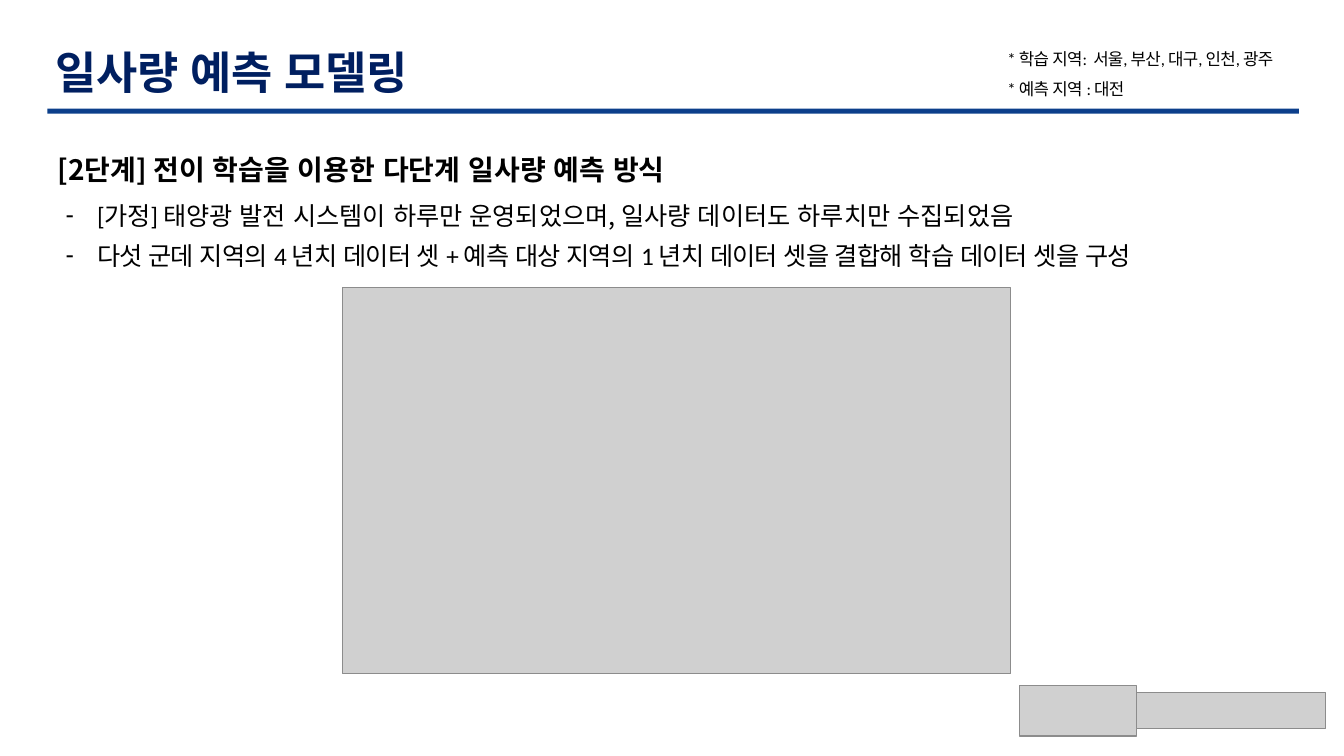
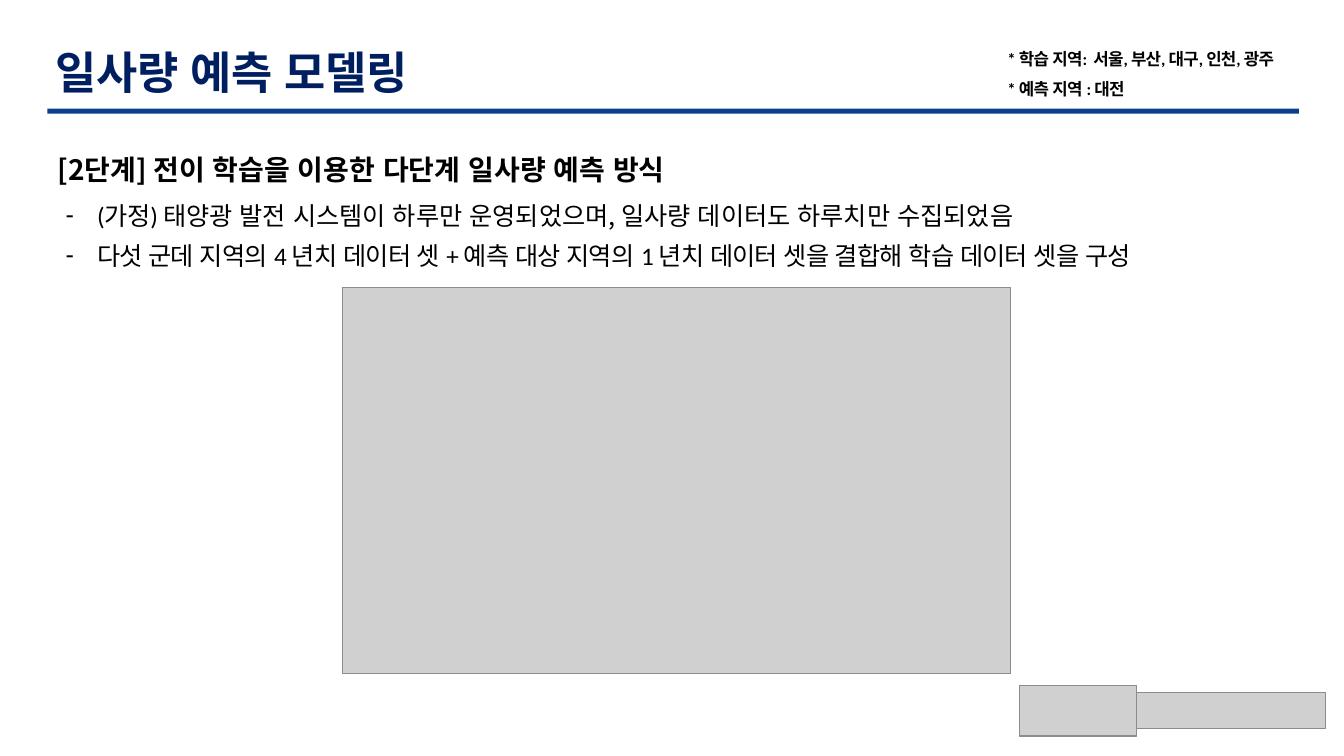
Before and after one commit to TaegyuHan/Solar_radiation_prediction_model, a slide deck: slide 10 of KICS_PT/[KICS] 모델 poster.pptx. Drawn at 1344x756 pixels with LibreOffice and Linux fonts; fonts in the diff are those of the drawing; grey boxes stand for pictures. Boxes give left, top, right and bottom in pixels: in the first picture for what was removed or moved away, otherwise in the second. Text is boxed around its words. In the diff, an @@ line names an element or a change of style, - is before the commit and + after.

```diff
--- a/KICS_PT/[KICS] 모델 poster.pptx
+++ b/KICS_PT/[KICS] 모델 poster.pptx
@@ text "* 학습 지역: 서울, 부산, ..." at [1019,51,1274,97]: bold on @@
@@ text at [97,204,1013,230]: text changed @@
-– [가정] 태양광 발전 시스템이 하루만 운영되었으며, 일사량 데이터도 하루치만 수집되었음
+– (가정) 태양광 발전 시스템이 하루만 운영되었으며, 일사량 데이터도 하루치만 수집되었음
```
Also in this commit, not shown: 8 other slides changed, 2 slides added, 1 slide removed.
